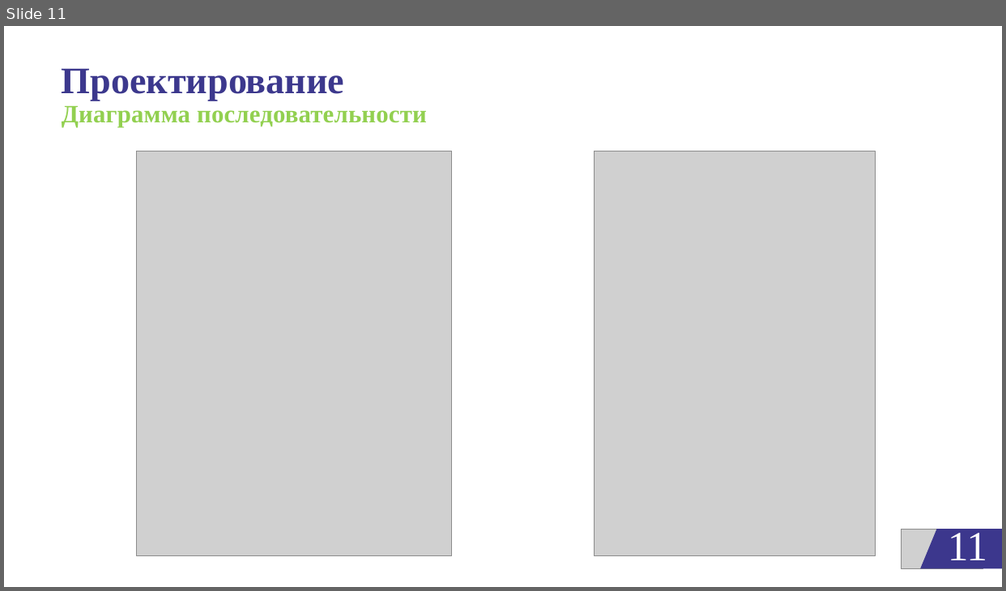
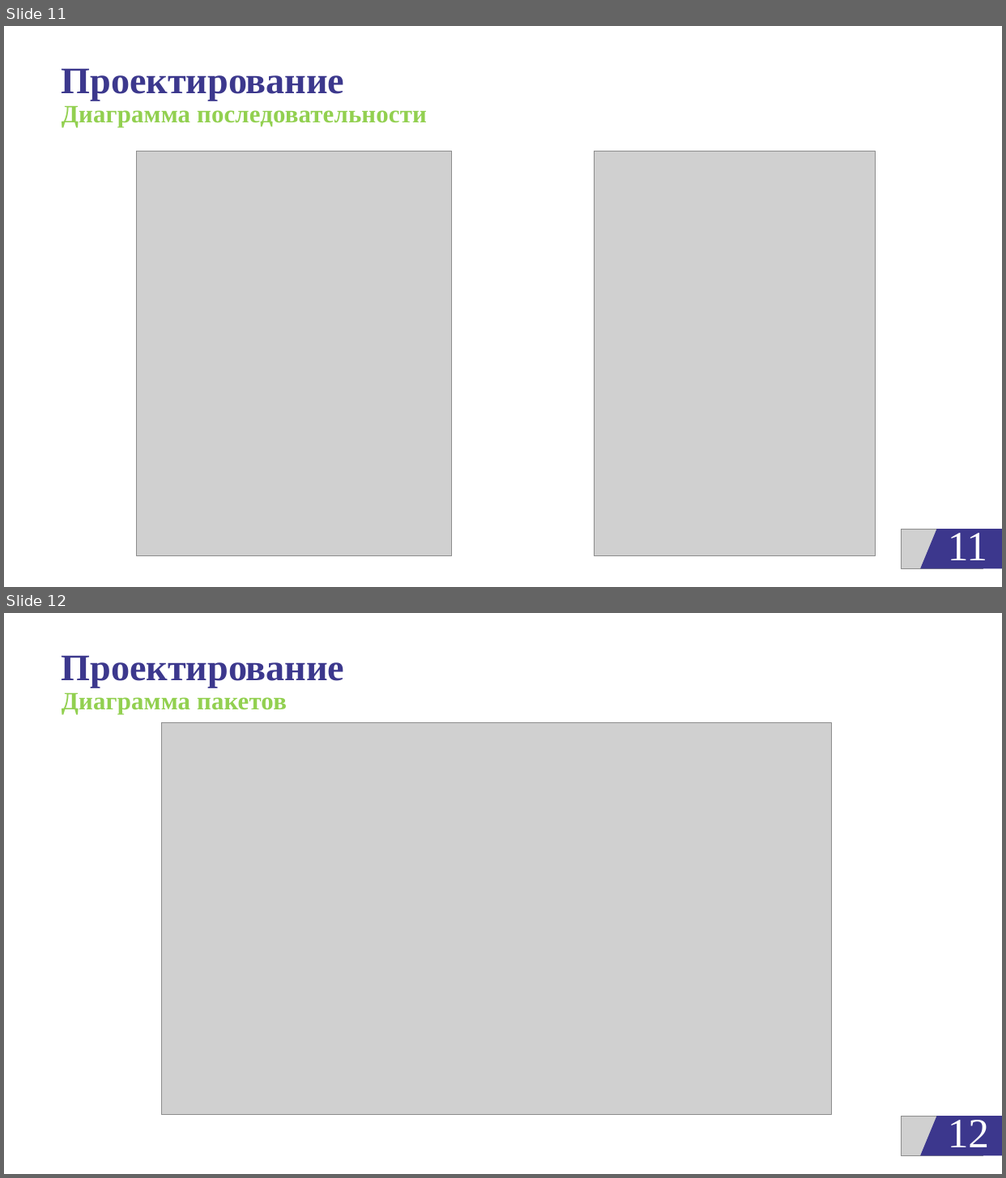
Before and after one commit to egorbeckish/Baccalaureate, a slide deck: 4 FOURTH COURSE/Semester 8/ДИПЛОМ/Отчеты/Презентация_Бекиш Е.П. 2025.pptx. Shown one above the other, each under a label of ours: slide 11 before the commit, slides 11 and 12 after it. The pictures are 1006x591 and 1006x1178 pixels, drawn with LibreOffice and Linux fonts; fonts in the diff are those of the drawing; grey boxes stand for pictures; background and template pictures are left out. Boxes give left, top, right and bottom in pixels: in the first picture for what was removed or moved away, otherwise in the second. Text is boxed around its words. In the diff, an @@ line names an element or a change of style, - is before the commit and + after.

```diff
--- a/4 FOURTH COURSE/Semester 8/ДИПЛОМ/Отчеты/Презентация_Бекиш Е.П. 2025.pptx
+++ b/4 FOURTH COURSE/Semester 8/ДИПЛОМ/Отчеты/Презентация_Бекиш Е.П. 2025.pptx
@@ slide 12 added at (4, 613, 1002, 1174), background #FFFFFF @@
@@ title added at (62, 655, 345, 714), 24 pt, text #92D050, bold @@
+Проектирование
+Диаграмма пакетов
@@ picture added at (162, 723, 832, 1115) @@
@@ picture added at (901, 1116, 983, 1156) @@
@@ freeform shape added at (920, 1116, 1002, 1156), fill #3C378D @@
@@ page number added at (948, 1115, 989, 1157), 40 pt, text #FFFFFF @@
+12
```
Also in this commit, not shown: 3 slides changed, 13 other files.
